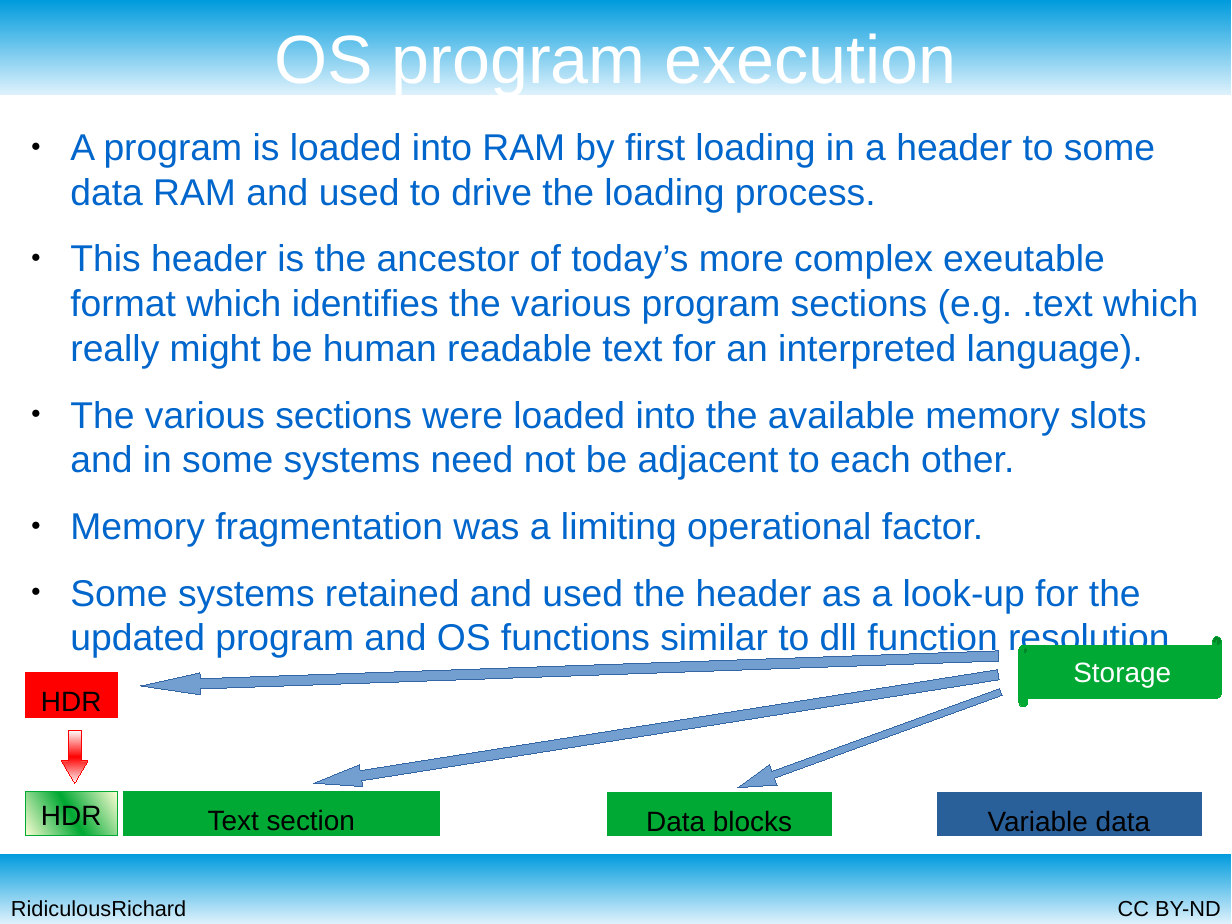
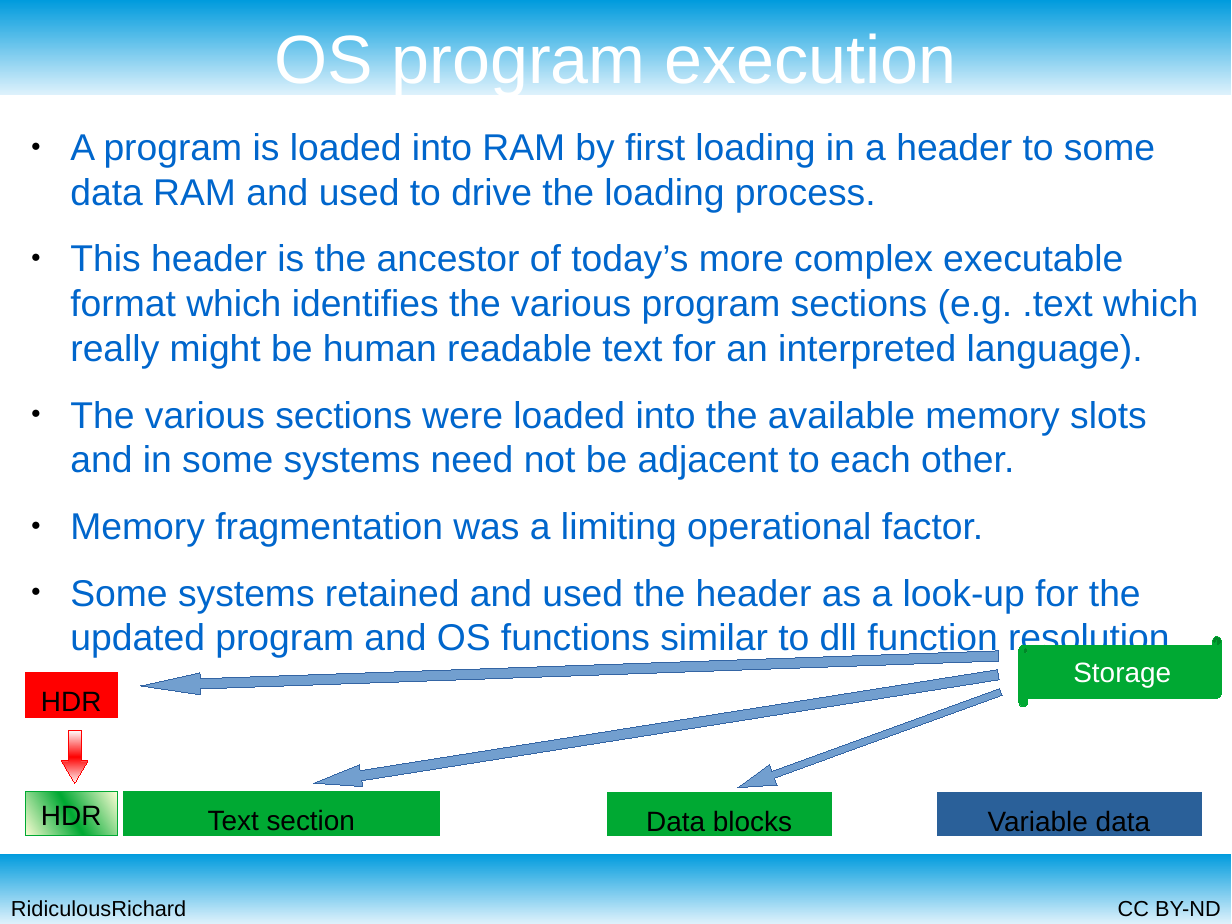
Before and after one commit to RidiculousRichard/presentations, a slide deck: slide 5 of Retro OS.odp. Drawn at 1232x924 pixels with LibreOffice and Linux fonts; fonts in the diff are those of the drawing. Boxes give left, top, right and bottom in pixels: in the first picture for what was removed or moved away, otherwise in the second. Text is boxed around its words. In the diff, an @@ line names an element or a change of style, - is before the commit and + after.

Commit message:
Updated with minor typo fixes and inter-program communication techniques

```diff
--- a/Retro OS.odp
+++ b/Retro OS.odp
@@ text at [70,244,1198,369]: text changed @@
-● This header is the ancestor of today’s more complex exeutable format which identifies the various program sections (e.g. .text which really might be human readable text for an interpreted language).
+● This header is the ancestor of today’s more complex executable format which identifies the various program sections (e.g. .text which really might be human readable text for an interpreted language).
```
Also in this commit, not shown: 9 other slides changed, 1 slide added.
